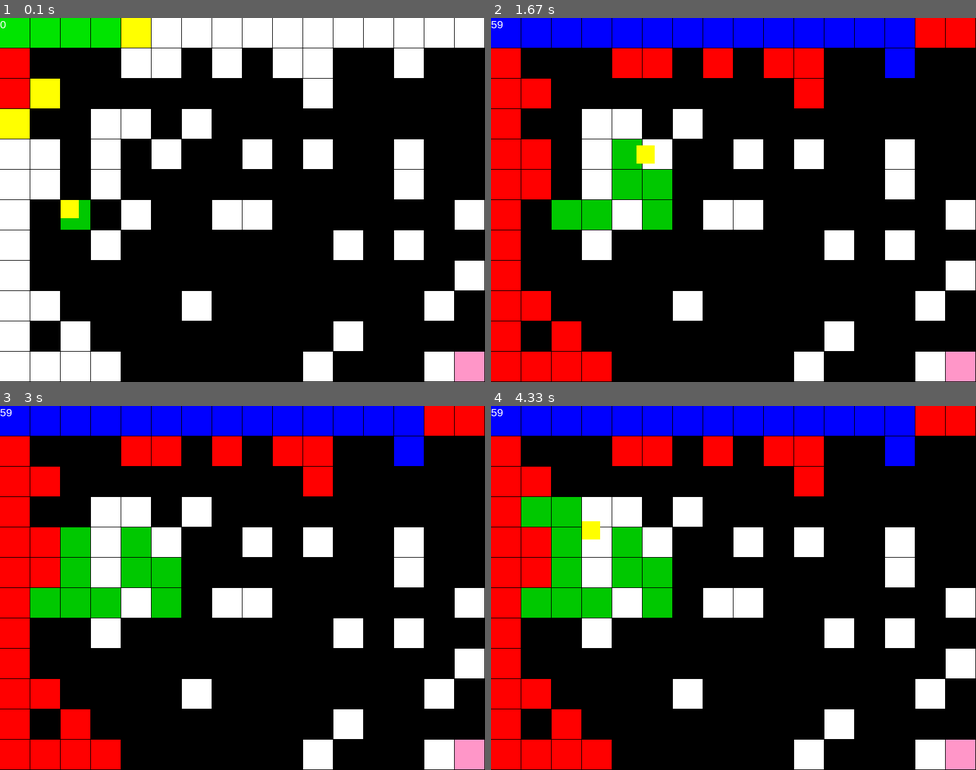
Above: before the commit, frames 1-4 (two rows, left to right).
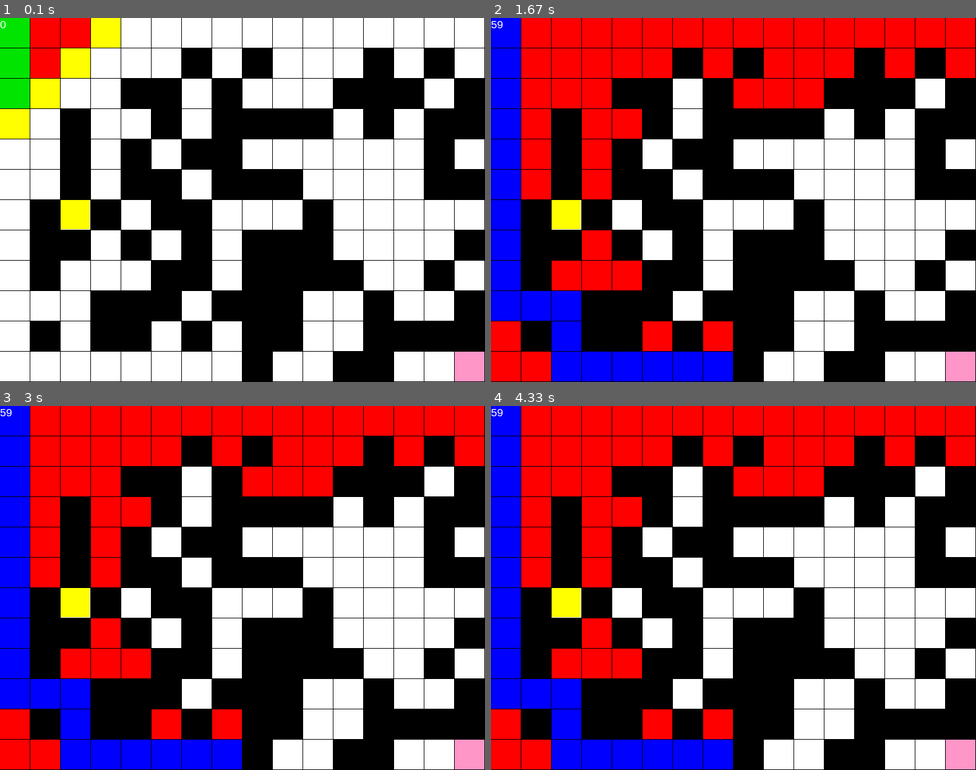
Above: after the commit, the same moments.

Repository: screamodgaf/Strategy_Game_Pygame
Game: pygame game, started from main.py
Same seed, same stepped clock (60 frames per second), same inputs: the game is played once before the commit and once after it.
Inputs:
- Up to frame 1 (0.1 s): no input
- Up to frame 2 (1.67 s): hold Right 0.33-0.8 s; hold Up 0.83-1.13 s
- Up to frame 3 (3 s): hold Left 1.67-2.2 s; hold Down 2.23-2.53 s; hold Left 2.57-2.97 s
- Up to frame 4 (4.33 s): hold Up 3-3.37 s; hold Right 3.4-4.03 s

The runs differ from the first frame. In frame 1, 28% of the frame differs, in the area x 0-100%, y 0-100%; in frame 2, 44%; in frame 3, 46%; in frame 4, 46%.

Commit message:
2. Rectangle Collision Resolution in a 0-1 Matrix World

Diff:
--- a/main.py
+++ b/main.py
@@ -5,31 +5,56 @@
 from node import Node
 from pathFinding import PathFinding
 from world import World
-
+from mover import Mover
 def createControlableObject():
     # Create a rectangle object
-    rect = pygame.Rect(100, 300, 30, 30)
-    return rect
-
-def checkKeyEvents(player):
+    mover = Mover(100, 300, 48, 48)
+    return mover
+
+def checkWorldBountaries(player, FIELD_SIZE, MATRIX_WIDTH, MATRIX_HEIGHT):
+    if player.x + player.width >=   MATRIX_WIDTH *FIELD_SIZE:
+        player.x = MATRIX_WIDTH *FIELD_SIZE - player.width-1
+    elif player.x  <  0:
+        player.x = 0
+    elif player.y + player.height >  MATRIX_HEIGHT * FIELD_SIZE:
+        player.y = MATRIX_HEIGHT * FIELD_SIZE - player.height-1
+    elif player.y <  0:
+        player.y = 0
+
+def checkMatrixBountaries(matrixX, matrixY, MATRIX_WIDTH, worldNodesList):
+    if matrixX + matrixY * MATRIX_WIDTH >= len(worldNodesList) or matrixX + matrixY * MATRIX_WIDTH <0:
+        return True
+def checkKeyEvents(player, worldNodesList, FIELD_SIZE, MATRIX_WIDTH):
+    speed = 5
     # Get the state of the keyboard keys
     keys = pygame.key.get_pressed()
     # Check if the left arrow key is pressed
+    pw = player.width
     if keys[pygame.K_LEFT]:
         # Move the rectangle to the left
-        player.move_ip(-5, 0)
+        if determineIfPlayerCanMove(player, -speed, 0,
+                                    worldNodesList, FIELD_SIZE, MATRIX_WIDTH, MATRIX_HEIGHT) == False:
+            player.move(-speed, 0)
     # Check if the right arrow key is pressed
-    if keys[pygame.K_RIGHT]:
+    elif keys[pygame.K_RIGHT]:
         # Move the rectangle to the right
-        player.move_ip(5, 0)
+        if determineIfPlayerCanMove(player, speed+pw, 0,
+                                    worldNodesList, FIELD_SIZE, MATRIX_WIDTH, MATRIX_HEIGHT) == False:
+            player.move(speed, 0)
     # Check if the up arrow key is pressed
     if keys[pygame.K_UP]:
         # Move the rectangle up
-        player.move_ip(0, -5)
+        if determineIfPlayerCanMove(player, 0, -speed,
+                                    worldNodesList, FIELD_SIZE, MATRIX_WIDTH, MATRIX_HEIGHT) == False:
+            player.move(0, -speed)
     # Check if the down arrow key is pressed
-    if keys[pygame.K_DOWN]:
+    elif keys[pygame.K_DOWN]:
         # Move the rectangle down
-        player.move_ip(0, 5)
+        if determineIfPlayerCanMove(player, 0, speed+pw,
+                                    worldNodesList, FIELD_SIZE, MATRIX_WIDTH, MATRIX_HEIGHT) == False:
+            player.move(0, speed)
+
+    checkWorldBountaries(player, FIELD_SIZE, MATRIX_WIDTH, MATRIX_HEIGHT)
 
 def fps_counter(screen, system_font):
     fps = str(int(clock.get_fps()))
@@ -42,11 +67,13 @@
     system_font = pygame.font.SysFont(font_name, system_font_size)
     return system_font
 
+'''
 def createObjectsToDraw():
     rect = pygame.Rect(600, 300, 100, 50)
     listOfObjectsToDraw = []
     listOfObjectsToDraw.append(rect)
     return listOfObjectsToDraw
+'''
 
 def drawObjects(listOfObjectsToDraw):
     for rect in listOfObjectsToDraw:
@@ -55,10 +82,77 @@
 def drawControlableObject(player):
     pygame.draw.rect(screen, (255,255,0), player)
 
-def determineWorldPos(player, worldNodesList, FIELD_SIZE):
+def determinePlayersNode(player, worldNodesList, FIELD_SIZE):
+    #this method 1. find the node in the world, where the player is placed
+    # 2. determines all neighbours of the node, where the player is, and returns the array:
+
     x = int(player.x/FIELD_SIZE)
     y = int(player.y/FIELD_SIZE)
     nodeWithPlayer = worldNodesList[x + y * MATRIX_WIDTH]
+    return nodeWithPlayer
+
+def determineIfPlayerCanMove(player, moveX, moveY, worldNodesList, FIELD_SIZE, MATRIX_WIDTH, MATRIX_HEIGHT):
+    posX = player.x + moveX
+    posY = player.y + moveY
+    matrixX = int(posX/FIELD_SIZE)
+    matrixY = int(posY/FIELD_SIZE)
+    if checkMatrixBountaries(matrixX, matrixY, MATRIX_WIDTH, worldNodesList):
+        return True
+    nodePredictedAfterAddingMovement = worldNodesList[matrixX + matrixY * MATRIX_WIDTH ]
+    if nodePredictedAfterAddingMovement.checkIfObstackle():
+        print("Obstacle!!!!!!!!!!!!!")
+        return True
+    if moveY < 0: #movement up  (0, -5)
+        posX = player.x + player.width
+        posY = player.y + moveY
+        matrixX = int(posX / FIELD_SIZE)
+        matrixY = int(posY / FIELD_SIZE)
+        if checkMatrixBountaries(matrixX, matrixY, MATRIX_WIDTH, worldNodesList):
+            return True
+        nodePredictedAfterAddingMovement = worldNodesList[matrixX + matrixY * MATRIX_WIDTH]
+        if nodePredictedAfterAddingMovement.checkIfObstackle():
+            print("Obstacle!!!!!!!!!!!!!")
+            return True
+
+    elif moveY > 0: #movement down (0,5)
+        posX = player.x + player.width
+        posY = player.y + moveY
+        matrixX = int(posX / FIELD_SIZE)
+        matrixY = int(posY / FIELD_SIZE)
+        if checkMatrixBountaries(matrixX, matrixY, MATRIX_WIDTH, worldNodesList):
+            return True
+        nodePredictedAfterAddingMovement = worldNodesList[matrixX + matrixY * MATRIX_WIDTH]
+        if nodePredictedAfterAddingMovement.checkIfObstackle():
+            print("Obstacle!!!!!!!!!!!!!")
+            return True
+
+    if moveX < 0: #movement left (-5,0)
+        posX = player.x + moveX
+        posY = player.y + player.height
+        matrixX = int(posX / FIELD_SIZE)
+        matrixY = int(posY / FIELD_SIZE)
+        if checkMatrixBountaries(matrixX, matrixY, MATRIX_WIDTH, worldNodesList):
+            return True
+        nodePredictedAfterAddingMovement = worldNodesList[matrixX + matrixY * MATRIX_WIDTH]
+        if nodePredictedAfterAddingMovement.checkIfObstackle():
+            print("Obstacle!!!!!!!!!!!!!")
+            return True
+
+    elif moveX > 0: #movement right (5,0)
+        posX = player.x + moveX
+        posY = player.y + player.height
+        matrixX = int(posX / FIELD_SIZE)
+        matrixY = int(posY / FIELD_SIZE)
+        if checkMatrixBountaries(matrixX, matrixY, MATRIX_WIDTH, worldNodesList) == True:
+            return True
+        nodePredictedAfterAddingMovement = worldNodesList[matrixX + matrixY * MATRIX_WIDTH]
+        if nodePredictedAfterAddingMovement.checkIfObstackle():
+            print("Obstacle!!!!!!!!!!!!!")
+            return True
+    return False
+
+#for now not used - might be useful when checking collisions with movable objects which are in certain nodes:
+def determinePlayerNodeNeighbours(nodeWithPlayer):
     #i want to check if the player collides only with its neighbours nodes, not all as its not efficient:
     upDownLeftRightNeighbours = nodeWithPlayer.getNeighbourList()
     diagonalNeighbours = nodeWithPlayer.getDiagonalNeighbourList()
@@ -68,14 +162,16 @@
 
     #i also have to check the nodeWithPlayer, as when i move right, the upper-left corner of player enters another node, bypassing the nearest neighbour:
     allNeighbours.append(nodeWithPlayer)
+    '''
     for i in allNeighbours:
         if i.getType() == "wall":
             if player.colliderect(i):
                 i.setColour((0, 200, 0))
-                print("collides")
+                #print("collides")
         else:
             print(" ")
-
+    '''
+    return allNeighbours
 # Initialize pygame
 pygame.init()
 # Create a display surface
@@ -86,7 +182,8 @@
 clock = pygame.time.Clock()
 
 #Create objects to draw:
-listOfObjectsToDraw = createObjectsToDraw()
+#listOfObjectsToDraw = createObjectsToDraw()
+
 #create human controlled object with keyboard:
 player = createControlableObject()
 
@@ -99,7 +196,8 @@
 world = World(screen, MATRIX_HEIGHT, MATRIX_WIDTH,FIELD_SIZE)
 worldNodesList = world.associateMatrixToDrawableRects()
 
-determineWorldPos(player, worldNodesList, FIELD_SIZE)
+
+
 
 #set start and end nodes for pathfinding:
 startNode = worldNodesList[0 + 0 * MATRIX_WIDTH]
@@ -124,11 +222,25 @@
             # Exit the loop
             running = False
             sys.exit()
-    checkKeyEvents(player)
+
+    nodeWithPlayer = determinePlayersNode(player, worldNodesList, FIELD_SIZE)
+    playerNeighboursList = determinePlayerNodeNeighbours(nodeWithPlayer)
+
+
+    checkKeyEvents(player, worldNodesList, FIELD_SIZE, MATRIX_WIDTH)
+    checkWorldBountaries(player, FIELD_SIZE, MATRIX_WIDTH, MATRIX_HEIGHT)
+    '''
+    player.checkCollisions(playerNeighboursList, nodeWithPlayer)
+    player.updateOldPos()
+    # so to set old position:
+    for i in playerNeighboursList:
+        i.updateOldPos()
+    '''
+
     # Fill the screen with black
     screen.fill((0, 0, 0))
 
-    determineWorldPos(player, worldNodesList, FIELD_SIZE)
+
 
     #draw nodes on the screen according to the natrix:
     world.drawMatrix(worldNodesList)
--- /dev/null
+++ b/mover.py
@@ -0,0 +1,57 @@
+import pygame
+
+class Mover(pygame.Rect):
+    def __init__(self, x, y, width, height):
+        super().__init__(x, y, width, height)
+        self.oTop = self.top
+        self.oBottom = self.bottom
+        self.oRight = self.right
+        self.oLeft = self.left
+    def move(self, x , y ):
+        self.x += x
+        self.y += y
+    def updateOldPos(self):
+        self.oTop = self.top
+        self.oBottom = self.bottom
+        self.oRight = self.right
+        self.oLeft = self.left
+    def checkCollisions(self, listOfObjects, nodeWithPlayer):
+        for c in listOfObjects:
+            print("----------------")
+            if c is nodeWithPlayer:
+                continue
+            if self.colliderect(c) == False:
+                print("self.colliderect(c) == False:")
+                continue
+            if self.colliderect(c) == True and c.checkIfObstackle() == False:
+                print("self.colliderect(c) == TRUE:")
+                continue
+            '''
+            TODO
+            if c.checkIfObstackle() == False:
+                print("c.checkIfObstackle() == False")
+                continue
+            '''
+            #print("collision")
+            #print(self.top, " ", self.oTop)
+            print("myBottom: ", self.bottom, " wallTop: ", c.top)
+            print("myoBottom: ", self.oBottom, " wallTop: ", c.oTop)
+
+            if self.bottom < c.top or self.top > c.bottom or self.left > c.right or self.right < c.left:
+                print("return")
+                continue
+
+            if self.bottom >= c.top and self.oBottom <= c.oTop:
+                self.bottom = c.top - 0.1
+                print("bottom")
+            if self.top <= c.bottom and self.oTop >= c.oBottom:
+                self.top = c.bottom +0.1
+                print("top")
+
+            if self.right >= c.left and self.oRight <= c.oLeft:
+                self.right = c.left -0.1
+                print("right")
+            if self.left <= c.right and self.oLeft >= c.oRight:
+                self.left = c.right + 0.1
+                print("left")
+            print("None")
--- a/node.py
+++ b/node.py
@@ -1,6 +1,6 @@
+from mover import Mover
 import pygame
-
-class Node(pygame.Rect):
+class Node(Mover):
     def __init__(self, x, y, width, height):
         #This node's cost of the path f(n)=g(n)+h(n)
         self.f = 0
@@ -59,7 +59,6 @@
         # Draw the rectangle on the screen using the specified color
         pygame.draw.rect(screen, color, pygame.Rect(self.x, self.y,FIELD_SIZE-grid_thickness,
                                                                    FIELD_SIZE-grid_thickness))
-
 
     def determineNeighboursOfNode(self, worldRectsList, MATRIX_HEIGHT, MATRIX_WIDTH):
         x = int(self.x/self.size[0]) #100
--- a/world.py
+++ b/world.py
@@ -11,7 +11,7 @@
         self.screen = screen
 
         self.createMatrix()
-        self.makeRandomObstackles()
+        self.makeRandomObstacles()
 
     def createMatrix(self):
         '''
@@ -28,6 +28,7 @@
         FIELD_SIZE = 30
         '''
         self.matrix = [0] * self.MATRIX_HEIGHT * self.MATRIX_WIDTH
+
 
     def associateMatrixToDrawableRects(self):
         worldNodesList = []
@@ -50,8 +51,8 @@
 
         return worldNodesList
 
-    def makeRandomObstackles(self):
-        for _ in range(200):
+    def makeRandomObstacles(self):
+        for _ in range(100):
             x = random.randint(1, self.MATRIX_WIDTH - 1)
             y = random.randint(1, self.MATRIX_HEIGHT - 1)
             self.matrix[x + y * self.MATRIX_WIDTH] = 1
